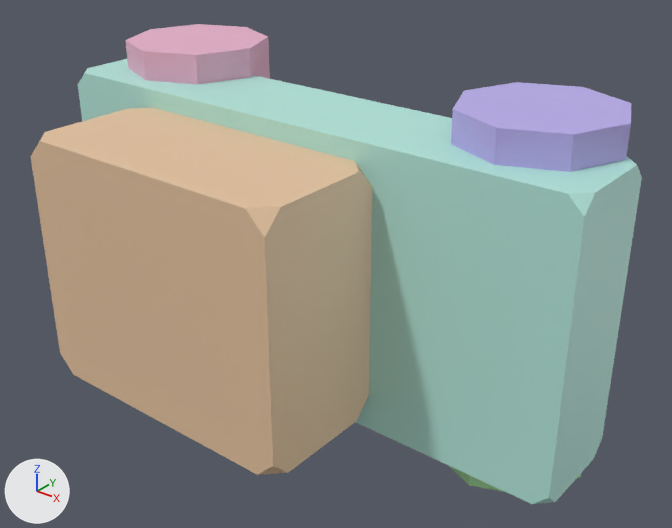
One commit to the glTF model public/studio/v2.15.0/d_car/model.glb: the scene before it, then after it.
Both versions are drawn from a 50 mm lens placed at (3.7, -4.44, 2.68), pointed at (0.21, -0.08, -0.03). The axes (+X, +Y, +Z) are drawn at lower left. The lights are the same throughout. The older version comes first. Where no turn or scale is listed for an object, it has been applied to the vertices.

Script lines for the objects in view, before the commit:
```python
me_geometry_0 = bpy.data.meshes.new('geometry_0')
me_geometry_0.from_pydata(...)  # 24 vertices, 44 faces; spans x -2.0..2.0, y -0.36..0.36, z -0.98..0.98
me_geometry_0.materials.append(mat_defaultmaterial)
me_geometry_1 = bpy.data.meshes.new('geometry_1')
me_geometry_1.from_pydata(...)  # 24 vertices, 44 faces; spans x -1.3..0.7, y -1.28..-0.36, z -0.85..0.85
me_geometry_1.materials.append(mat_defaultmaterial_001)
me_geometry_2 = bpy.data.meshes.new('geometry_2')
me_geometry_2.from_pydata(...)  # an 8-sided cylinder along z spanning x 0.88..1.92, y -0.22..0.82, z 0.82..1.18
me_geometry_2.materials.append(mat_defaultmaterial_002)
me_geometry_4 = bpy.data.meshes.new('geometry_4')
me_geometry_4.from_pydata(...)  # an 8-sided cylinder along z spanning x -1.92..-0.88, y -0.22..0.82, z 0.82..1.18
me_geometry_4.materials.append(mat_defaultmaterial_004)
ob_part0 = bpy.data.objects.new('part0', me_geometry_0)
ob_part0.location = (0.0, 0.0, 0.0)
ob_part1 = bpy.data.objects.new('part1', me_geometry_1)
ob_part1.location = (0.0, 0.0, 0.0)
ob_part2 = bpy.data.objects.new('part2', me_geometry_2)
ob_part2.location = (0.0, 0.0, 0.0)
ob_part4 = bpy.data.objects.new('part4', me_geometry_4)
ob_part4.location = (0.0, 0.0, 0.0)
```
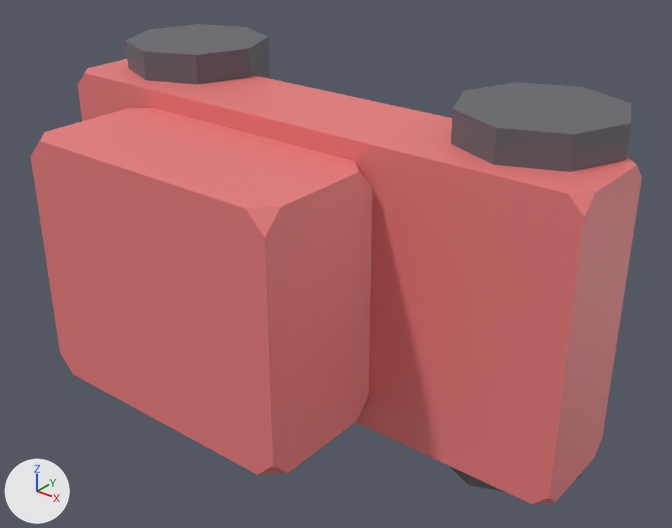
Boxes [x1, y1, x2, y2] around the edits, measured in the pictures (672 x 528 px):
part 1 of me_geometry_0, recoloured (cyan to pink)
    both: [78, 59, 642, 504]
part 2 of me_geometry_1, recoloured (beige to pink)
    both: [31, 108, 372, 475]
part 3 of me_geometry_2, recoloured (blue to dark grey)
    both: [451, 82, 631, 172]
part 4 of me_geometry_4, recoloured (darker)
    both: [126, 24, 270, 84]

The change, as a diff of the scene's bpy script:
```diff
--- a/public/studio/v2.15.0/d_car/model.glb.py
+++ b/public/studio/v2.15.0/d_car/model.glb.py
@@ me_geometry_0 @@
 me_geometry_0.from_pydata(...)  # 24 vertices, 44 faces; spans x -2.0..2.0, y -0.36..0.36, z -0.98..0.98
 # used by ob_part0; location = (0.0, 0.0, 0.0)
+# me_geometry_0 part 1: 44 faces centred in x -2.0..2.0, y -0.36..0.36, z -0.98..0.98 are repainted in the vertex colours; the middle colour goes from cyan #b4e7dc to pink #ea7c7c
 me_geometry_0.materials.append(mat_defaultmaterial)
@@ me_geometry_1 @@
 me_geometry_1.from_pydata(...)  # 24 vertices, 44 faces; spans x -1.3..0.7, y -1.28..-0.36, z -0.85..0.85
 # used by ob_part1; location = (0.0, 0.0, 0.0)
+# me_geometry_1 part 2: 44 faces centred in x -1.3..0.7, y -1.28..-0.36, z -0.85..0.85 are repainted in the vertex colours; the middle colour goes from beige #e6c4a0 to pink #ea7c7c
 me_geometry_1.materials.append(mat_defaultmaterial_001)
@@ me_geometry_2 @@
 me_geometry_2.from_pydata(...)  # 18 vertices, 32 faces; spans x 0.88..1.92, y -0.22..0.82, z 0.82..1.18
 # used by ob_part2; location = (0.0, 0.0, 0.0)
+# me_geometry_2 part 3: 32 faces centred in x 0.931..1.869, y -0.169..0.769, z 0.82..1.18 are repainted in the vertex colours; the middle colour goes from blue #baadec to dark grey #65656c
 me_geometry_2.materials.append(mat_defaultmaterial_002)
@@ me_geometry_4 @@
 me_geometry_4.from_pydata(...)  # 18 vertices, 32 faces; spans x -1.92..-0.88, y -0.22..0.82, z 0.82..1.18
 # used by ob_part4; location = (0.0, 0.0, 0.0)
+# me_geometry_4 part 4: 32 faces centred in x -1.869..-0.931, y -0.169..0.769, z 0.82..1.18 are repainted in the vertex colours; the middle colour goes from pink #e9b1cb to dark grey #65656c
 me_geometry_4.materials.append(mat_defaultmaterial_004)
```
